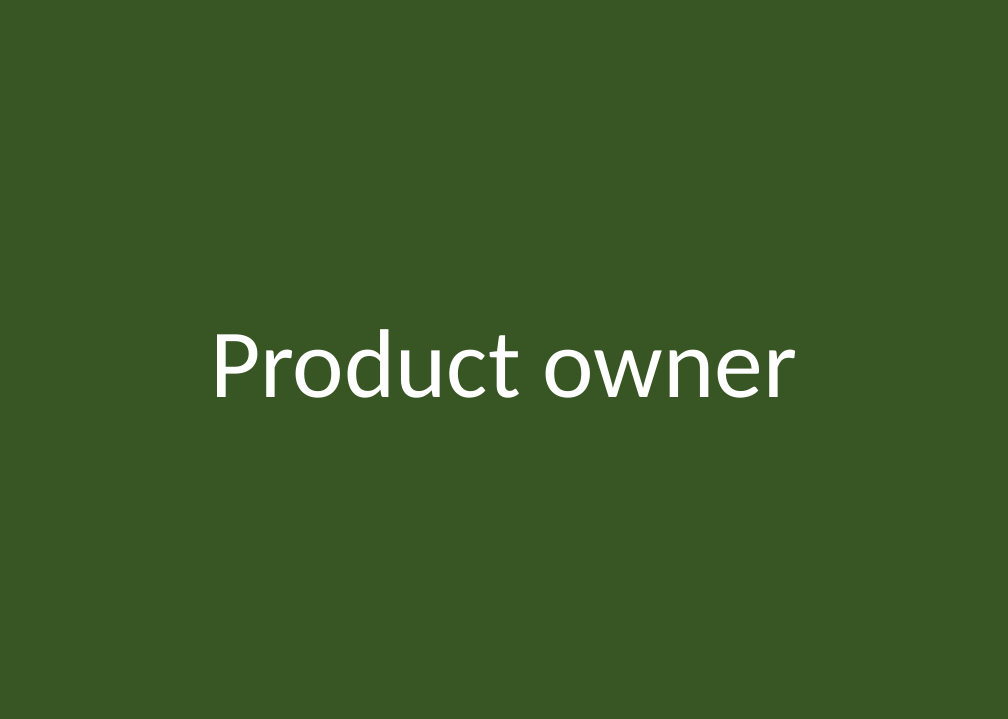
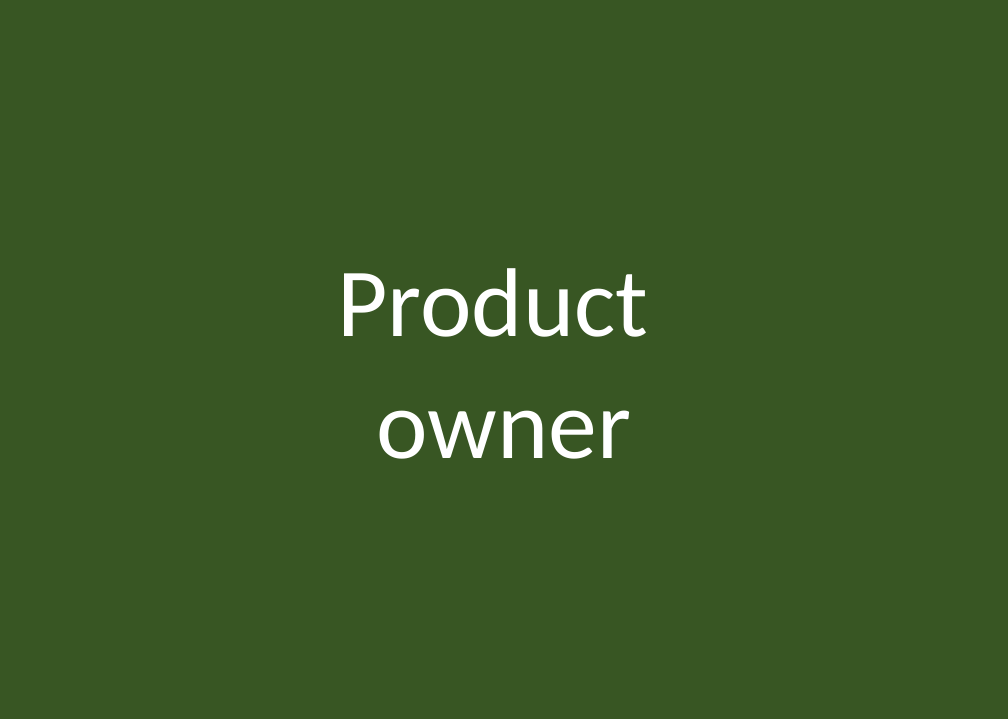
Before and after one commit to ScrumFacilitators/Exploring-Self-Management, a slide deck: slide 25 of Exploring Self-Management.pptx. Drawn at 1008x719 pixels with LibreOffice and Linux fonts; fonts in the diff are those of the drawing; background and template pictures are left out. Boxes give left, top, right and bottom in pixels: in the first picture for what was removed or moved away, otherwise in the second. Text is boxed around its words. In the diff, an @@ line names an element or a change of style, - is before the commit and + after.

```diff
--- a/Exploring Self-Management.pptx
+++ b/Exploring Self-Management.pptx
@@ text at (x1=338, y1=268, x2=649, y2=459): text changed @@
-Product owner
+Product
+owner
```
Also in this commit, not shown: 40 other slides changed, 2 slides added, 1 other file.
